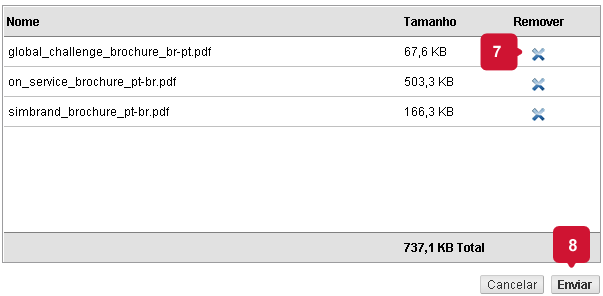
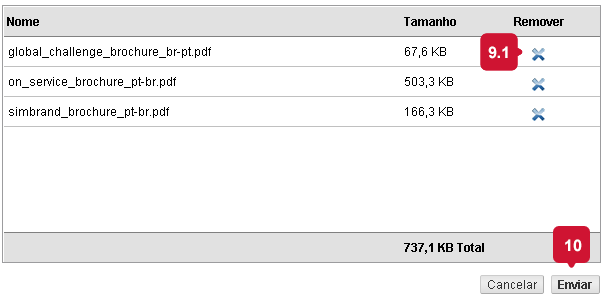
Comparing the layer stacks of the two 603 x 296 images. Changes:
showed group "2 LEFT" (2 layers) over [480, 35, 521, 71]
renamed "2" to "9.1", painted on it over [480, 46, 508, 71]
painted on "Forma 8 cópia 3", masked it over [480, 35, 521, 71]
renamed "8" to "10", painted on it over [565, 239, 582, 252]
painted on "Forma 8", masked it over [555, 239, 588, 266]
